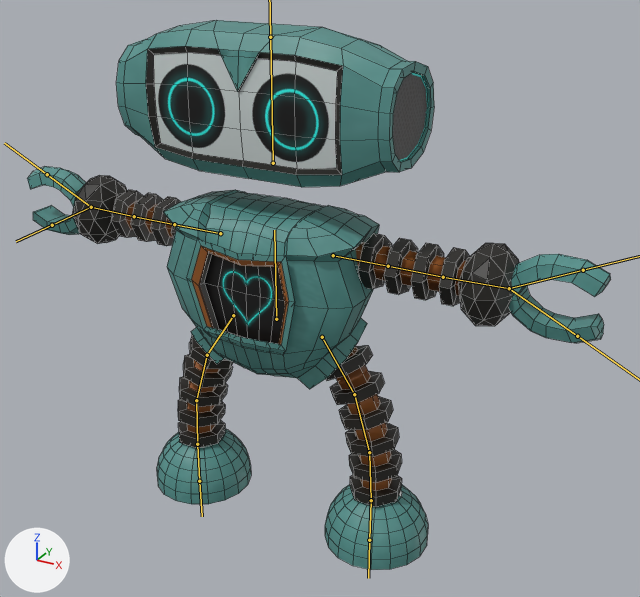
The FBX model Assets/Monstro.fbx: old version first, new version second.
Camera for both pictures: a 50 mm lens placed at (4.67, -7.5, 6.7), pointed at (0.75, -0.38, 3.14). Every picture has the same lights, and +X, +Y and +Z are marked at lower left. The bones that bend it are drawn over the model as lines. Mesh edges are drawn as thin lines.

Objects in the first picture: 'Corps'.
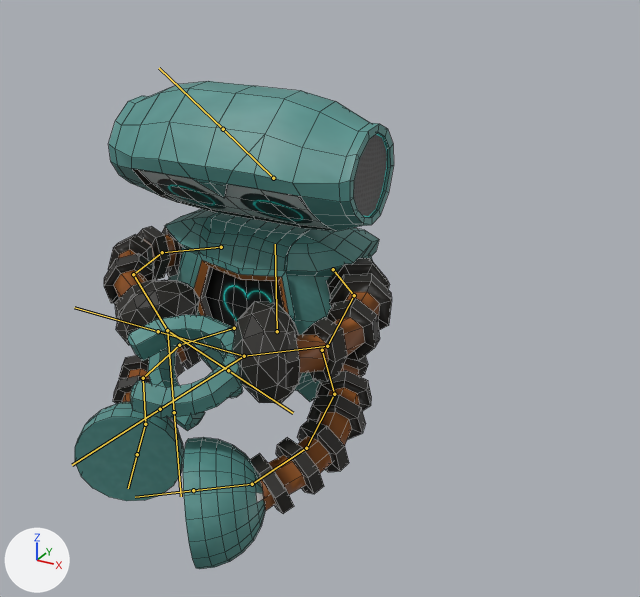
The newer file adds an action. The first version stands in its rest pose; the second is drawn at frame 21 of the action 'Bouboule'.

Changed parts and their boxes (x1, y1, x2, y2) in the pictures (640 x 597 px):
'Corps', posed (45% narrower, 11% shorter): before (27, 20, 611, 570); after (75, 81, 394, 569)
bone 'body', root to tip: before (276, 319) to (274, 230); after (277, 331) to (275, 244)
bone 'leg1.L', root to tip: before (322, 337) to (354, 394); after (322, 350) to (334, 394)
bone 'leg2.L', root to tip: before (354, 394) to (369, 452); after (334, 394) to (306, 448)
bone 'leg3.L', root to tip: before (369, 452) to (371, 500); after (306, 448) to (252, 484)
bone 'pied.L', root to tip: before (371, 500) to (369, 540); after (252, 484) to (193, 490)
bone 'arm1.L', root to tip: before (333, 255) to (388, 266); after (333, 269) to (354, 295)
bone 'arm2.L', root to tip: before (388, 266) to (443, 277); after (354, 295) to (327, 346)
bone 'arm3.L', root to tip: before (443, 277) to (509, 288); after (327, 346) to (244, 356)
bone 'tete', root to tip: before (273, 163) to (270, 37); after (273, 178) to (223, 129)
bone 'leg1.R', root to tip: before (233, 315) to (207, 355); after (234, 328) to (179, 345)
bone 'leg2.R', root to tip: before (207, 355) to (196, 400); after (179, 345) to (143, 378)
bone 'leg3.R', root to tip: before (196, 400) to (197, 444); after (143, 378) to (145, 424)
bone 'pied.R', root to tip: before (197, 444) to (199, 481); after (145, 424) to (137, 454)
bone 'arm1.R', root to tip: before (220, 233) to (174, 224); after (221, 247) to (162, 252)
bone 'arm2.R', root to tip: before (174, 224) to (134, 216); after (162, 252) to (133, 274)
bone 'arm3.R', root to tip: before (134, 216) to (91, 207); after (133, 274) to (167, 330)

The edits, one by one:
Bone 'body' (bone_body) moves from (0.0, 0.0, 0.0) to (-0.01, -0.14, -0.01).
Bone 'leg1.L' (bone_leg1_l) turns from (0, 0, 0) to (-50, 2, -40) degrees about its own x, y and z.
Bone 'leg2.L' (bone_leg2_l) turns from (0, 0, 0) to (-29, 4, 0) degrees about its own x, y and z.
Bone 'leg3.L' (bone_leg3_l) turns from (0, 0, 0) to (-29, 4, 0) degrees about its own x, y and z.
Bone 'pied.L' (bone_pied_l) turns from (0, 0, 0) to (-29, 4, 0) degrees about its own x, y and z.
Bone 'arm1.L' (bone_arm1_l) turns from (0, 0, 0) to (1, -18, -46) degrees about its own x, y and z.
Bone 'arm1.L' (bone_arm1_l) is rescaled from (1.0, 1.0, 1.0) to (1.17, 1.17, 1.17).
Bone 'arm2.L' (bone_arm2_l) turns from (0, 0, 0) to (-34, 17, -43) degrees about its own x, y and z.
Bone 'arm3.L' (bone_arm3_l) turns from (0, 0, 0) to (20, 64, -43) degrees about its own x, y and z.
Bone 'tete' (bone_tete) turns from (0, 0, 0) to (52, 0, 0) degrees about its own x, y and z.
Bone 'tete' (bone_tete) is rescaled from (1.0, 1.0, 1.0) to (0.88, 0.88, 0.88).
Bone 'leg1.R' (bone_leg1_r) turns from (0, 0, 0) to (-50, 20, 19) degrees about its own x, y and z.
Bone 'leg1.R' (bone_leg1_r) is rescaled from (1.0, 1.0, 1.0) to (0.9, 0.9, 0.9).
Bone 'leg2.R' (bone_leg2_r) turns from (0, 0, 0) to (-25, 1, -14) degrees about its own x, y and z.
Bone 'leg3.R' (bone_leg3_r) turns from (0, 0, 0) to (-2, -16, -29) degrees about its own x, y and z.
Bone 'pied.R' (bone_pied_r) turns from (0, 0, 0) to (-15, -10, 27) degrees about its own x, y and z.
Bone 'arm1.R' (bone_arm1_r) turns from (0, 0, 0) to (3, 17, 54) degrees about its own x, y and z.
Bone 'arm1.R' (bone_arm1_r) is rescaled from (1.0, 1.0, 1.0) to (1.07, 1.07, 1.07).
Bone 'arm2.R' (bone_arm2_r) turns from (0, 0, 0) to (-17, -24, 53) degrees about its own x, y and z.
Bone 'arm3.R' (bone_arm3_r) turns from (0, 0, 0) to (-29, -28, 79) degrees about its own x, y and z.
